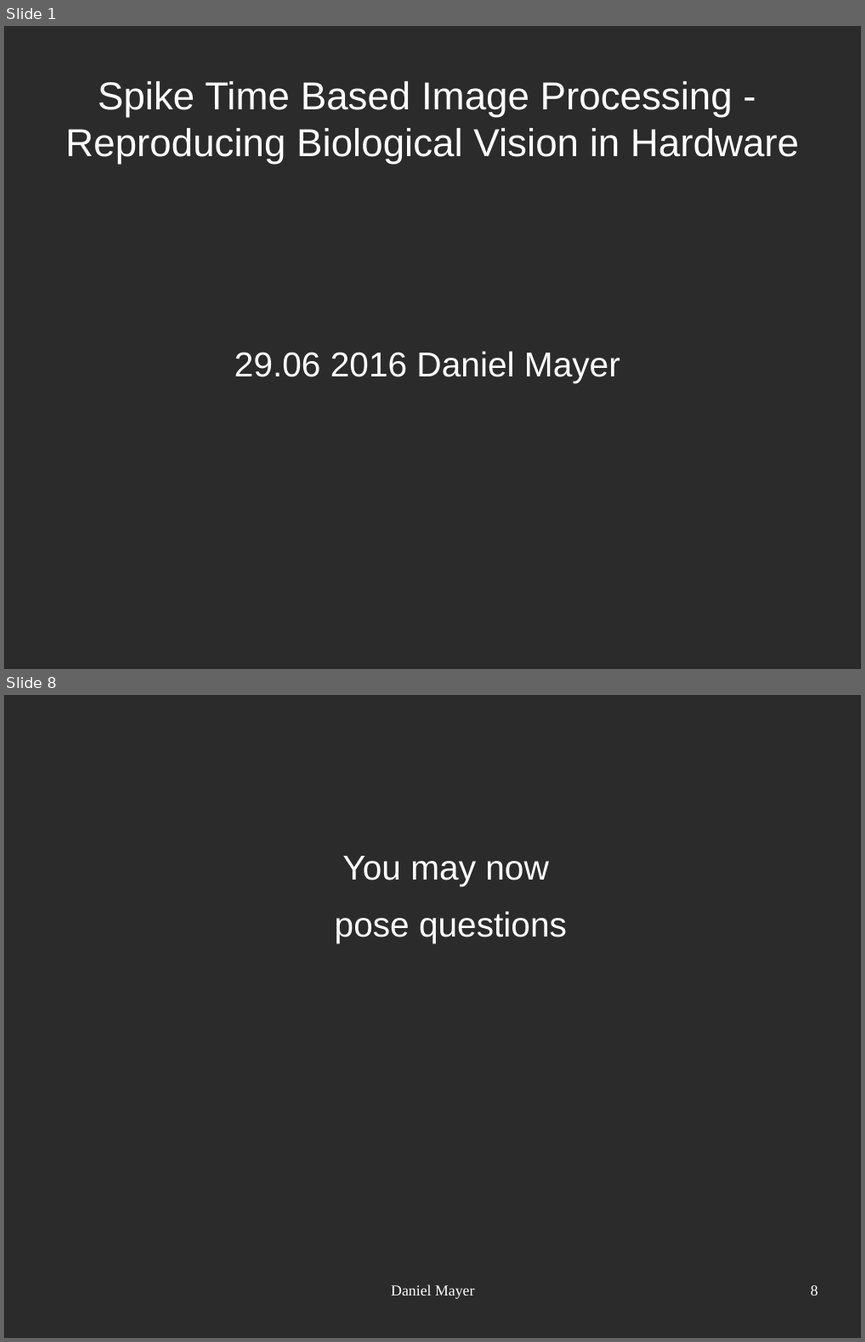
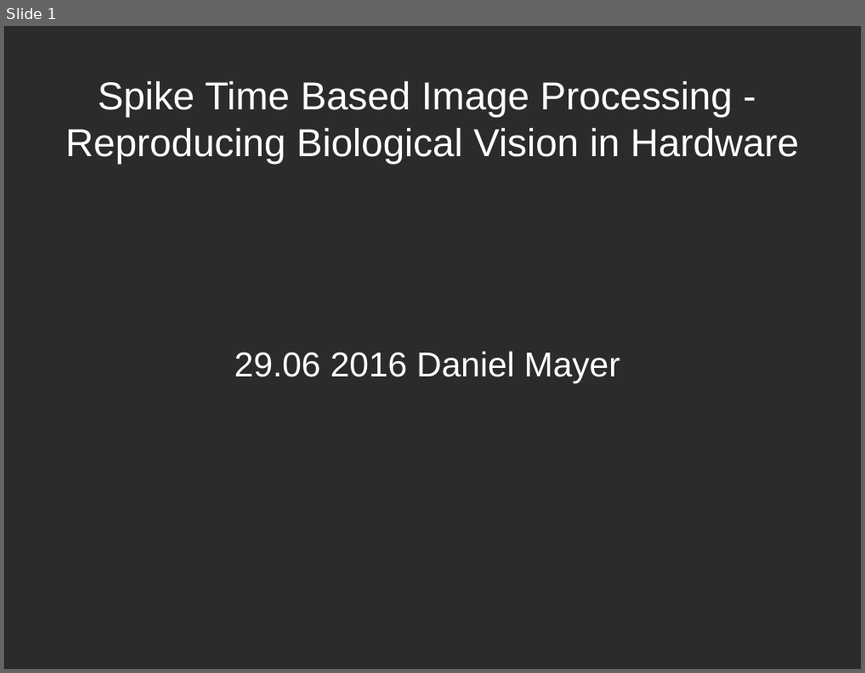
Before and after one commit to gnummig/Spike_time_dependent_plasticity, a slide deck: presentation/STDP_neuromorphics.odp. Shown one above the other, each under a label of ours: slides 1 and 8 before the commit, slide 1 after it; the slides between them are not shown. The pictures are 865x1342 and 865x673 pixels, drawn with LibreOffice and Linux fonts; fonts in the diff are those of the drawing; background and template pictures are left out; a plain dark background stands for a picture behind light text. Boxes give left, top, right and bottom in pixels: in the first picture for what was removed or moved away, otherwise in the second. Text is boxed around its words. In the diff, an @@ line names an element or a change of style, - is before the commit and + after.

```diff
--- a/presentation/STDP_neuromorphics.odp
+++ b/presentation/STDP_neuromorphics.odp
@@ slide 8 removed at (x1=4, y1=695, x2=861, y2=1338), background picture (left out) @@
@@ text removed at (x1=335, y1=856, x2=567, y2=943) @@
-You may now
-pose questions
@@ text removed at (x1=391, y1=1284, x2=474, y2=1299) @@
-Daniel Mayer
@@ page number removed at (x1=811, y1=1285, x2=818, y2=1295) @@
-8
```
Also in this commit, not shown: 6 slides changed, 8 slides added, 7 other files.
